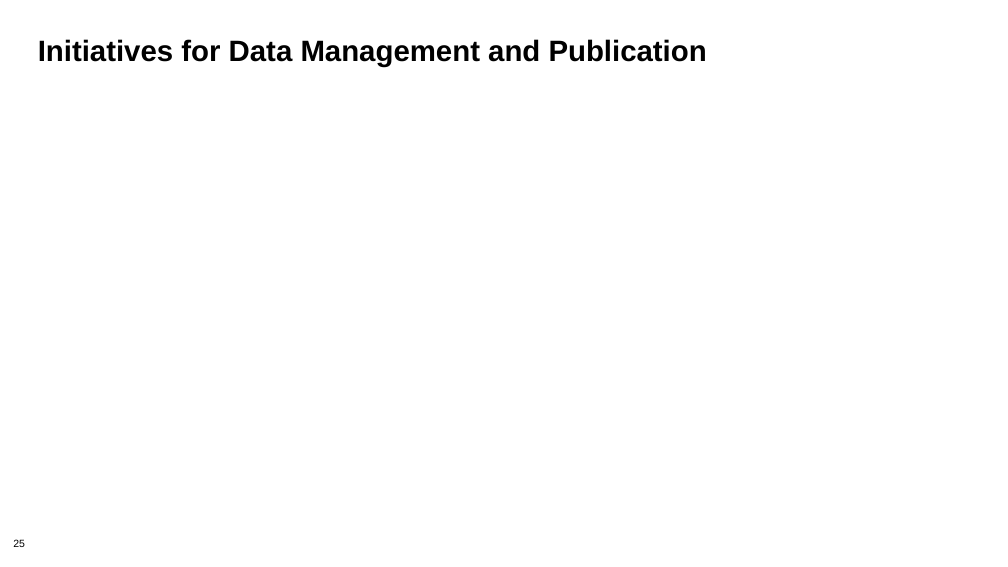
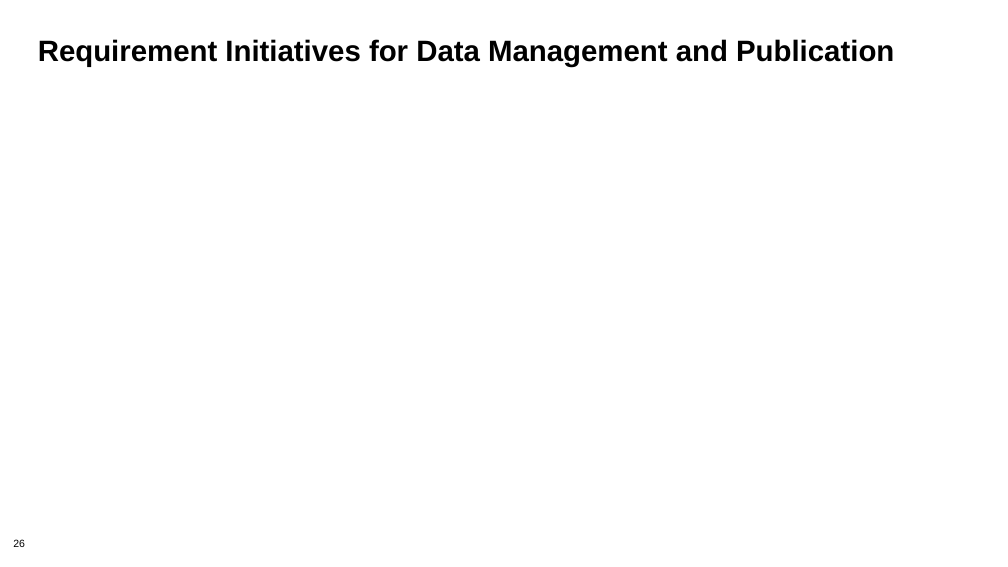
Before and after one commit to bssw-tutorial/presentations, a slide deck: slide 26 of SC20-reproducibility.pptx (slide 25 before the commit). Drawn at 1008x567 pixels with LibreOffice and Linux fonts; fonts in the diff are those of the drawing; background and template pictures are left out. Boxes give left, top, right and bottom in pixels: in the first picture for what was removed or moved away, otherwise in the second. Text is boxed around its words. In the diff, an @@ line names an element or a change of style, - is before the commit and + after.

```diff
--- a/SC20-reproducibility.pptx
+++ b/SC20-reproducibility.pptx
@@ title at bbox=[38, 39, 894, 67]: text changed @@
-Initiatives for Data Management and Publication
+Requirement Initiatives for Data Management and Publication
```
Also in this commit, not shown: 5 other slides changed, 1 slide added.
